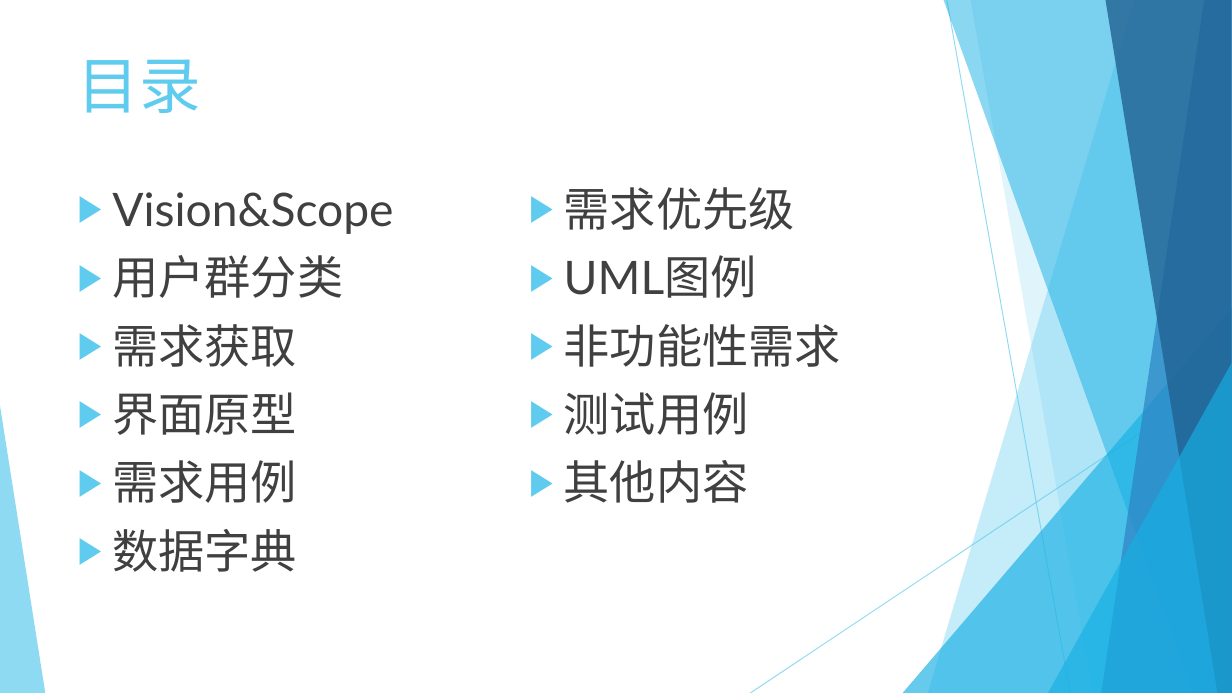
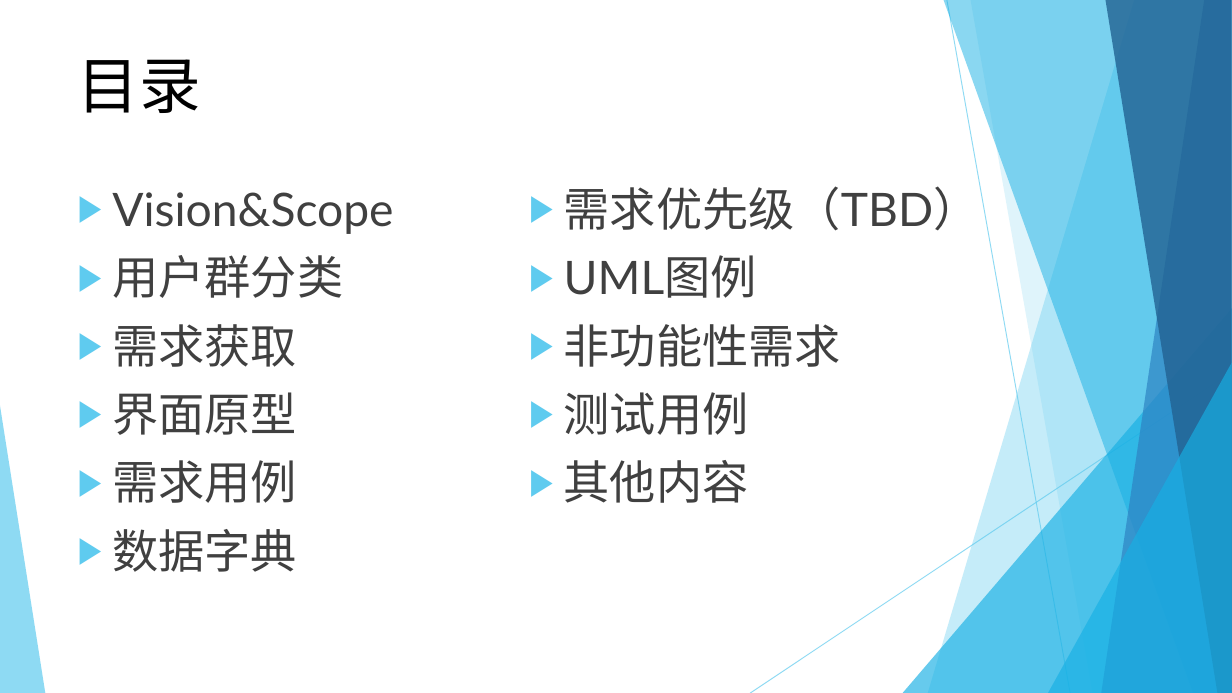
Before and after one commit to wyrda6/PRD2018-G17, a slide deck: slide 2 of 受控文档/需求规格说明书/软件需求规格说明书.pptx. Drawn at 1232x693 pixels with LibreOffice and Linux fonts; fonts in the diff are those of the drawing. Boxes give left, top, right and bottom in pixels: in the first picture for what was removed or moved away, otherwise in the second. Text is boxed around its words. In the diff, an @@ line names an element or a change of style, - is before the commit and + after.

```diff
--- a/受控文档/需求规格说明书/软件需求规格说明书.pptx
+++ b/受控文档/需求规格说明书/软件需求规格说明书.pptx
@@ title "目录" at (78, 59, 201, 113): text colour #5FCBEF to #000000 @@
@@ text at (564, 179, 980, 231): text changed @@
-▶ 需求优先级
+▶ 需求优先级（TBD）
```
Also in this commit, not shown: 3 other slides changed, 1 slide added, 1 other file.
